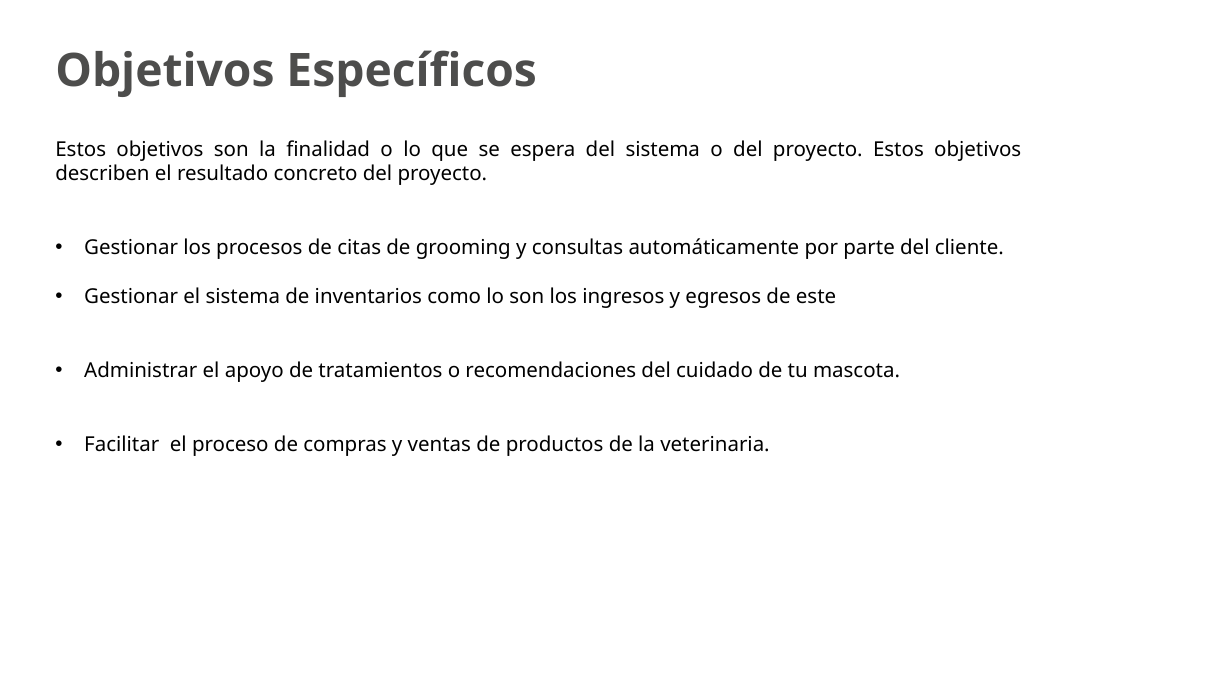
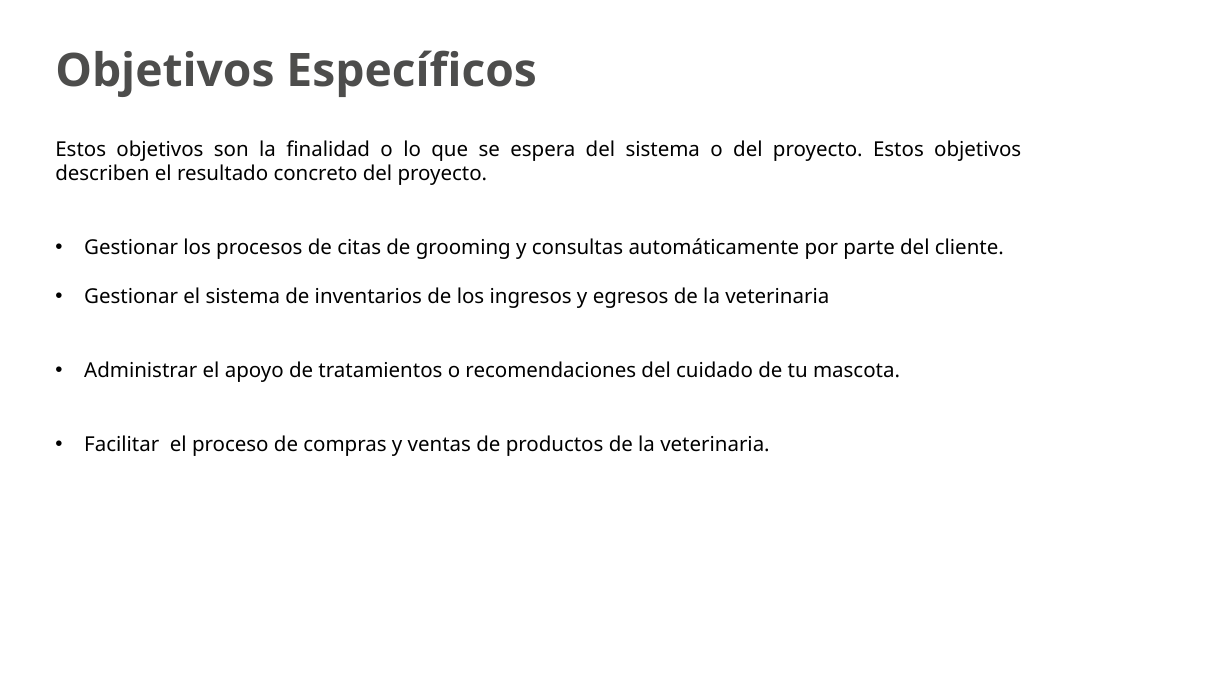
Before and after one commit to MrLeeHub2006/JAME, a slide deck: slide 9 of JAME.pptx. Drawn at 1232x693 pixels with LibreOffice and Linux fonts; fonts in the diff are those of the drawing; background and template pictures are left out. Boxes give left, top, right and bottom in pixels: in the first picture for what was removed or moved away, otherwise in the second. Text is boxed around its words. In the diff, an @@ line names an element or a change of style, - is before the commit and + after.

```diff
--- a/JAME.pptx
+++ b/JAME.pptx
@@ text at <box>84,287,829,308</box>: text changed @@
-• Gestionar el sistema de inventarios como lo son los ingresos y egresos de este
+• Gestionar el sistema de inventarios de los ingresos y egresos de la veterinaria
```
Also in this commit, not shown: 4 other slides changed, 5 slides added.
